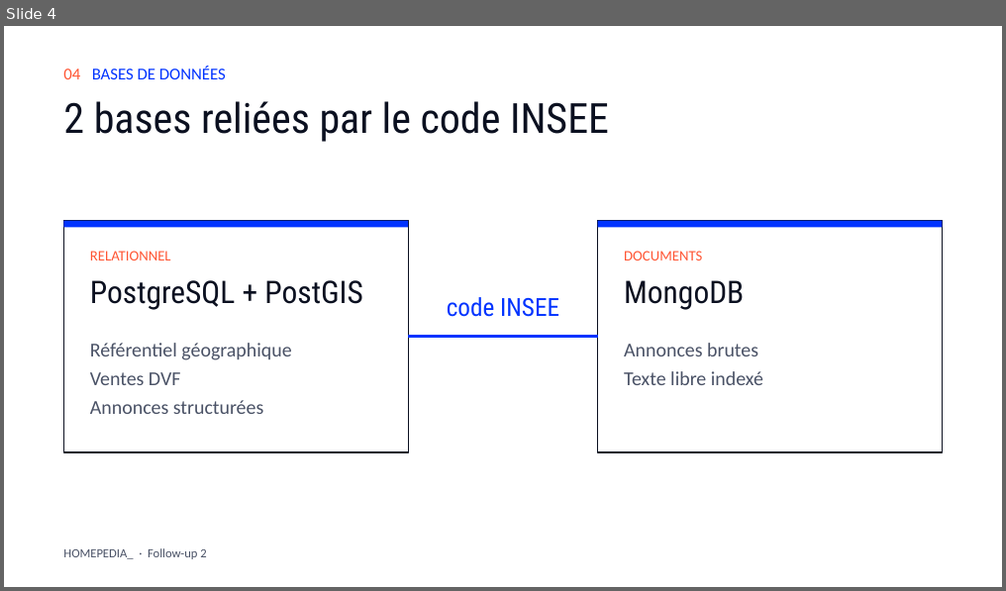
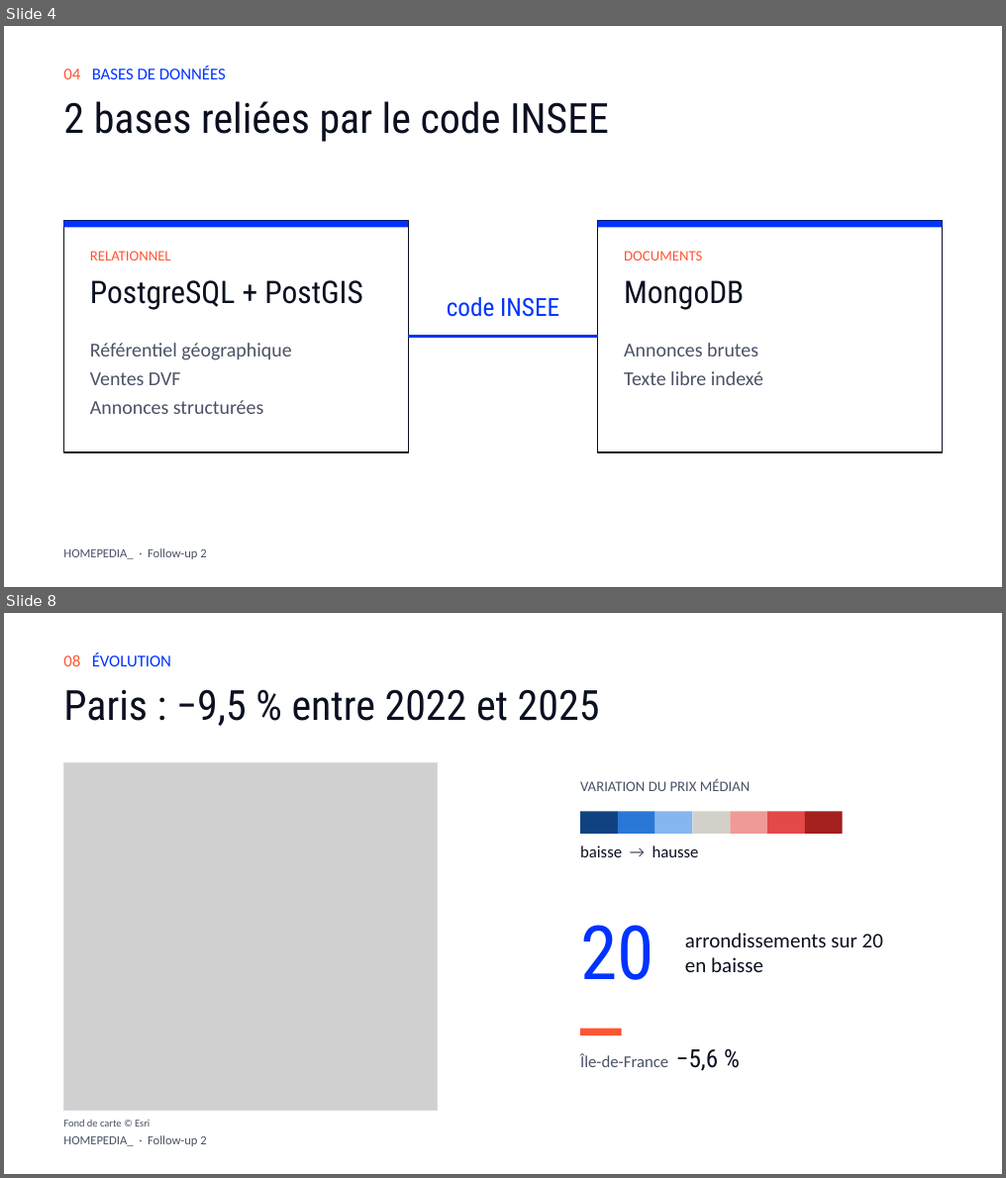
Before and after one commit to NicolasThao/T-DAT-901-Homepedia, a slide deck: docs/followup2/Homepedia_Follow-up_2.pptx. Shown one above the other, each under a label of ours: slide 4 before the commit, slides 4 and 8 after it; the slides between them are not shown. The pictures are 1006x591 and 1006x1178 pixels, drawn with LibreOffice and Linux fonts; fonts in the diff are those of the drawing; grey boxes stand for pictures. Boxes give left, top, right and bottom in pixels: in the first picture for what was removed or moved away, otherwise in the second. Text is boxed around its words. In the diff, an @@ line names an element or a change of style, - is before the commit and + after.

Commit message:
docs(followup2): deck recale sur DVF 2022-2025 et slide Evolution
- faits.py : reperes de l'annee 2025, faits d'evolution 2022 -> 2025
- slide 8 Evolution (Paris -9,5 %, 20 arrondissements sur 20 en baisse)
- captures du mode Evolution, demo.md mis a jour (74/74, prix 2025)
- verif_deck.py PASS, 11 slides

```diff
--- a/docs/followup2/Homepedia_Follow-up_2.pptx
+++ b/docs/followup2/Homepedia_Follow-up_2.pptx
@@ slide 8 added at [4, 613, 1002, 1174], background #FFFFFF @@
@@ text added at [63, 654, 171, 666], 16 pt, text #0033FF @@
+08 ÉVOLUTION
@@ text added at [63, 689, 600, 726], 40 pt, text #0B1020 @@
+Paris : −9,5 % entre 2022 et 2025
@@ picture added at [63, 762, 438, 1111] @@
@@ rectangle added at [63, 762, 438, 1111], outline #D5DAE6 0.75 pt @@
@@ text added at [580, 779, 750, 791], 14 pt, text #4A5266 @@
+VARIATION DU PRIX MÉDIAN
@@ rectangle added at [580, 811, 618, 834], fill #104281 @@
@@ rectangle added at [618, 811, 655, 834], fill #2A78D6 @@
@@ rectangle added at [655, 811, 693, 834], fill #86B6EF @@
@@ rectangle added at [693, 811, 731, 834], fill #D2D0C8 @@
@@ rectangle added at [731, 811, 767, 834], fill #EF9A95 @@
@@ rectangle added at [767, 811, 805, 834], fill #E34948 @@
@@ rectangle added at [805, 811, 843, 834], fill #A3201F @@
@@ text added at [580, 846, 699, 858], 16 pt, text #0B1020 @@
+baisse → hausse
@@ text added at [580, 925, 654, 980], 72 pt, text #0033FF @@
+20
@@ text added at [685, 933, 883, 972], 20 pt, text #0B1020 @@
+arrondissements sur 20
+en baisse
@@ rectangle added at [580, 1029, 622, 1036], fill #FF5533 @@
@@ text added at [580, 1050, 718, 1071], 16 pt, text #4A5266 @@
+Île-de-France −5,6 %
@@ text added at [63, 1136, 206, 1147], 12 pt, text #4A5266 @@
+HOMEPEDIA_ · Follow-up 2
@@ text added at [63, 1119, 150, 1127], 10 pt, text #4A5266 @@
+Fond de carte © Esri
```
Also in this commit, not shown: 6 slides changed, 23 other files.
